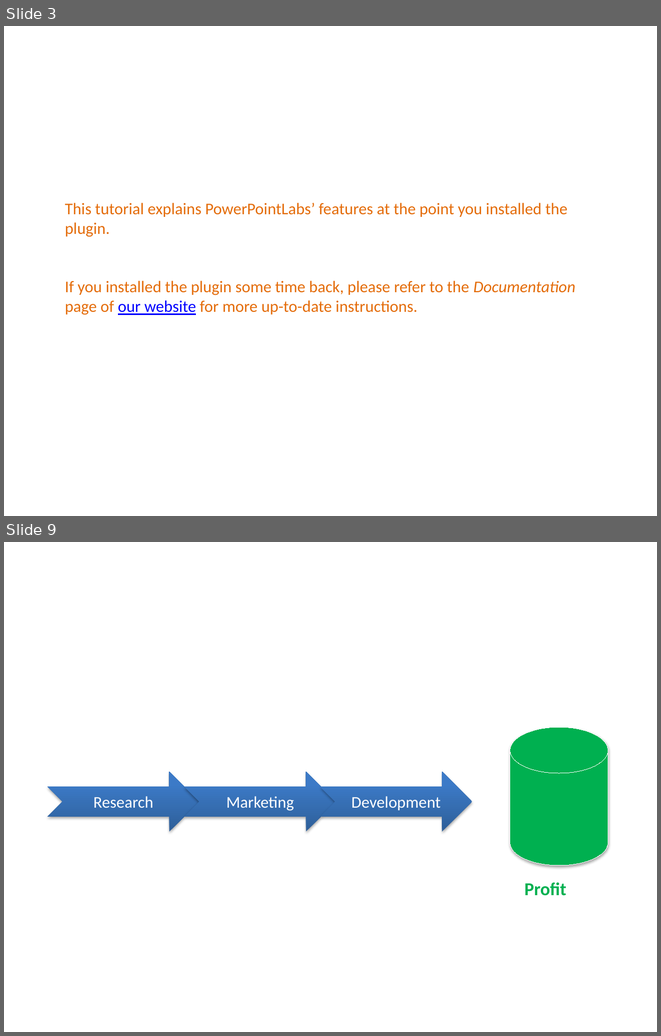
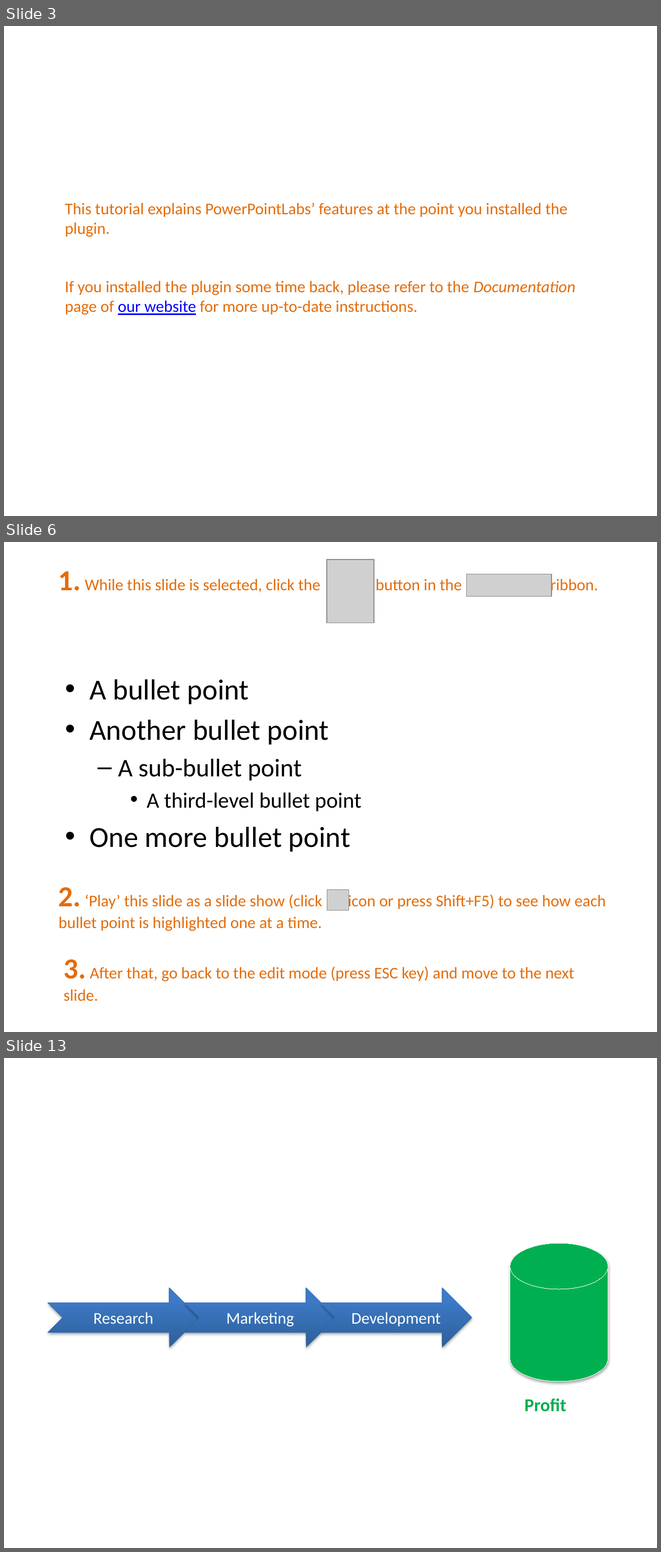
Before and after one commit to PowerPointLabs/PowerPointLabs-Website, a slide deck: samples/tutorial.pptx. Shown one above the other, each under a label of ours: slides 3 and 9 before the commit, slides 3, 6 and 13 after it; the slides between them are not shown. The pictures are 661x1036 and 661x1552 pixels, drawn with LibreOffice and Linux fonts; fonts in the diff are those of the drawing; grey boxes stand for pictures. Boxes give left, top, right and bottom in pixels: in the first picture for what was removed or moved away, otherwise in the second. Text is boxed around its words. In the diff, an @@ line names an element or a change of style, - is before the commit and + after.

```diff
--- a/samples/tutorial.pptx
+++ b/samples/tutorial.pptx
@@ slide 6 added at (4,542,657,1032), background #FFFFFF @@
@@ text added at (59,571,598,594), 18 pt, text #E46C0A @@
+1. While this slide is selected, click the button in the ribbon.
@@ picture added at (327,559,373,623) @@
@@ picture added at (466,574,551,596) @@
@@ text added at (89,679,362,852), 32 pt, text #000000 @@
+• A bullet point
+• Another bullet point
+  – A sub-bullet point
+    • A third-level bullet point
+• One more bullet point
@@ text added at (59,887,606,931), 18 pt, text #E46C0A @@
+2. ‘Play’ this slide as a slide show (click icon or press Shift+F5) to see how each bullet point is highlighted one at a time.
@@ picture added at (327,889,348,910) @@
@@ text added at (63,959,574,1001), 18 pt, text #E46C0A @@
+3. After that, go back to the edit mode (press ESC key) and move to the next slide.
@@ what was slide 9 is now slide 13 @@
```
Also in this commit, not shown: 17 slides changed, 9 other slides added.
